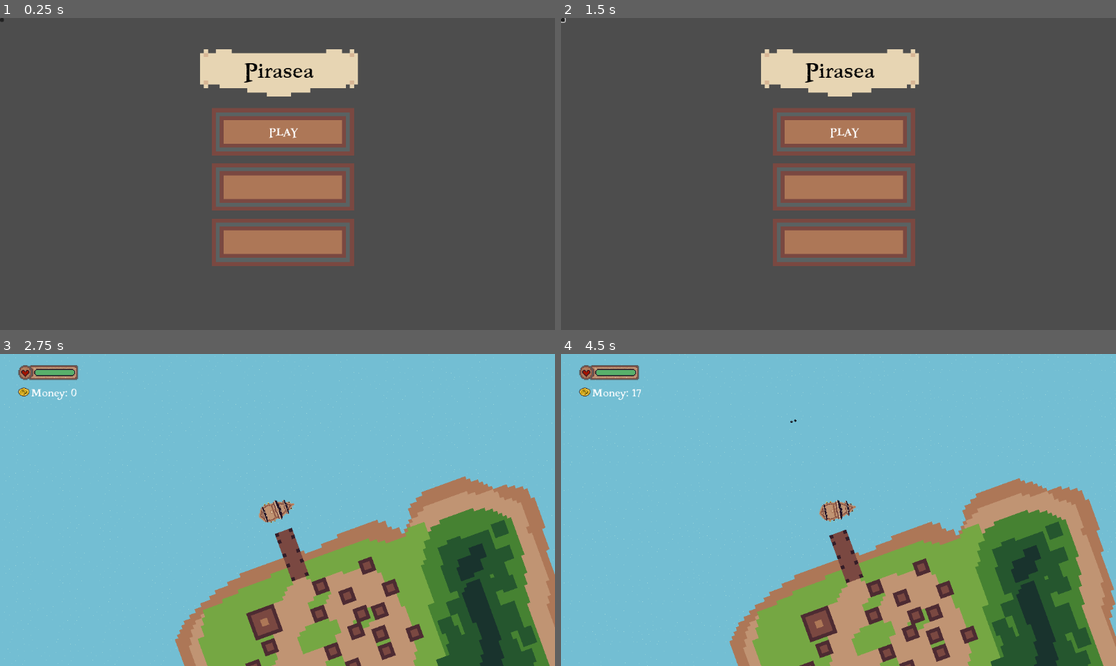
Above: before the commit, frames 1-4 (two rows, left to right).
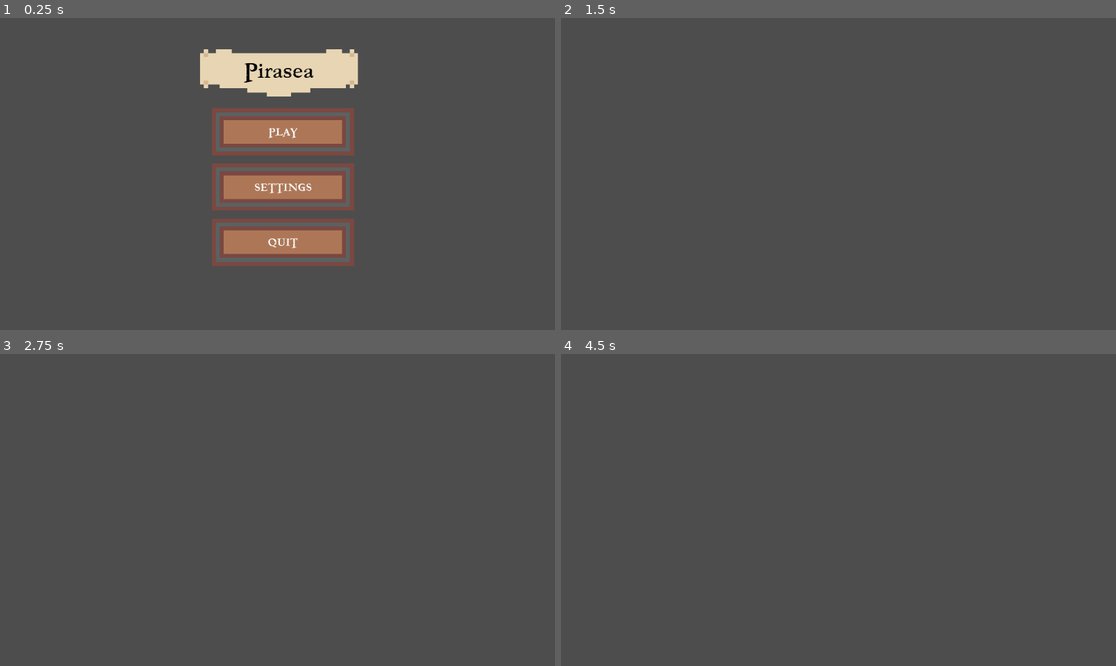
Above: after the commit, the same moments.

Repository: NotAhDog/Pirasea
Game: Godot game, scene res://Scenes/Menu.tscn
The game is run twice, just before and just after one commit, with the same random seed, the same clock (stepped at 60 frames per second) and the same inputs. This scene is started directly instead of the project's main scene.
Inputs (mouse positions are in pixels of both pictures, inside the frame that each line leads up to):
- Up to frame 1 (0.25 s): no input
- Up to frame 2 (1.5 s): click (561, 21) at 0.52 s; click (844, 186) at 1.25 s, where only the run after the commit has a clickable "SETTINGS"
- Up to frame 3 (2.75 s): click (283, 466) at 2 s, where only the run before the commit has a clickable "PLAY"
- Up to frame 4 (4.5 s): tap Enter at 2.75 s; hold D (right) 2.78-3.53 s; hold W (foward) 2.78-3.53 s; tap E (shop) at 3.02, 3.77 s; hold S (backwards) 3.53-4.25 s; tap W (foward) at 3.6 s; click (738, 575) at 4.27 s

The runs differ from the first frame. In frame 1, 0.3% of the frame differs, in the area x 0-57%, y 0-74%; in frame 2, 13%; in frame 3, 100%; in frame 4, 100%, in the area x 0-100%, y 0-100%.

Commit message:
Menu almost finished

Diff:
--- a/Pirasea/Scenes/Menu.gd
+++ b/Pirasea/Scenes/Menu.gd
@@ -1,6 +1,10 @@
 extends Control
-
-
 
 func _on_button_pressed():
 	get_tree().change_scene_to_file("res://Scenes/main.tscn")
+
+func _on_settings_button_pressed():
+	get_tree().change_scene_to_file("res://Scenes/Setting.tscn")
+
+func _on_quit_button_pressed():
+	get_tree().quit()
--- a/Pirasea/Scenes/Menu.tscn
+++ b/Pirasea/Scenes/Menu.tscn
@@ -29,12 +29,14 @@
 grow_vertical = 2
 script = ExtResource("1_bsgd2")
 
-[node name="Menu" type="Sprite2D" parent="."]
+[node name="CanvasLayer" type="CanvasLayer" parent="."]
+
+[node name="Menu" type="Sprite2D" parent="CanvasLayer"]
 position = Vector2(579, 302)
 scale = Vector2(8.1875, 8.1875)
 texture = ExtResource("2_2kxi5")
 
-[node name="Pirasea" type="Label" parent="."]
+[node name="Pirasea" type="Label" parent="CanvasLayer"]
 offset_left = 506.0
 offset_top = 77.0
 offset_right = 650.0
@@ -46,8 +48,8 @@
 horizontal_alignment = 1
 vertical_alignment = 1
 
-[node name="PlayButton" type="Button" parent="."]
-layout_mode = 0
+[node name="PlayButton" type="Button" parent="CanvasLayer"]
+z_index = 1
 offset_left = 464.0
 offset_top = 211.0
 offset_right = 711.0
@@ -58,26 +60,61 @@
 theme_override_styles/disabled = SubResource("StyleBoxFlat_q768o")
 theme_override_styles/focus = SubResource("StyleBoxFlat_ck081")
 
-[node name="Label" type="Label" parent="PlayButton"]
-layout_mode = 0
-offset_left = 3.0
-offset_top = 4.0
-offset_right = 247.0
-offset_bottom = 48.0
+[node name="Play" type="Label" parent="CanvasLayer/PlayButton"]
+z_index = 1
+offset_left = 1.0
+offset_top = 1.0
+offset_right = 246.0
+offset_bottom = 50.0
 theme = ExtResource("3_ripkh")
 theme_override_fonts/font = ExtResource("4_dh0oj")
 text = "PLAY"
 horizontal_alignment = 1
 vertical_alignment = 1
 
-[node name="SettingButton" type="Button" parent="."]
-layout_mode = 0
-offset_right = 8.0
-offset_bottom = 8.0
+[node name="SettingsButton" type="Button" parent="CanvasLayer"]
+offset_left = 464.0
+offset_top = 326.0
+offset_right = 711.0
+offset_bottom = 376.0
+theme_override_styles/normal = SubResource("StyleBoxFlat_t1118")
+theme_override_styles/hover = SubResource("StyleBoxFlat_6tus1")
+theme_override_styles/pressed = SubResource("StyleBoxFlat_07r8m")
+theme_override_styles/disabled = SubResource("StyleBoxFlat_q768o")
+theme_override_styles/focus = SubResource("StyleBoxFlat_ck081")
 
-[node name="QuitButton" type="Button" parent="."]
-layout_mode = 0
-offset_right = 8.0
-offset_bottom = 8.0
+[node name="Settings" type="Label" parent="CanvasLayer/SettingsButton"]
+offset_left = 1.0
+offset_top = 1.0
+offset_right = 246.0
+offset_bottom = 50.0
+theme = ExtResource("3_ripkh")
+theme_override_fonts/font = ExtResource("4_dh0oj")
+text = "SETTINGS"
+horizontal_alignment = 1
+vertical_alignment = 1
 
-[connection signal="pressed" from="PlayButton" to="." method="_on_button_pressed"]
+[node name="QuitButton" type="Button" parent="CanvasLayer"]
+offset_left = 464.0
+offset_top = 441.0
+offset_right = 711.0
+offset_bottom = 491.0
+theme_override_styles/normal = SubResource("StyleBoxFlat_t1118")
+theme_override_styles/hover = SubResource("StyleBoxFlat_6tus1")
+theme_override_styles/pressed = SubResource("StyleBoxFlat_07r8m")
+theme_override_styles/disabled = SubResource("StyleBoxFlat_q768o")
+theme_override_styles/focus = SubResource("StyleBoxFlat_ck081")
+
+[node name="Quit" type="Label" parent="CanvasLayer/QuitButton"]
+offset_left = 1.0
+offset_right = 246.0
+offset_bottom = 49.0
+theme = ExtResource("3_ripkh")
+theme_override_fonts/font = ExtResource("4_dh0oj")
+text = "QUIT"
+horizontal_alignment = 1
+vertical_alignment = 1
+
+[connection signal="pressed" from="CanvasLayer/PlayButton" to="." method="_on_button_pressed"]
+[connection signal="pressed" from="CanvasLayer/SettingsButton" to="." method="_on_settings_button_pressed"]
+[connection signal="pressed" from="CanvasLayer/QuitButton" to="." method="_on_quit_button_pressed"]
--- /dev/null
+++ b/Pirasea/Scenes/Setting.tscn
@@ -0,0 +1,9 @@
+[gd_scene format=3 uid="uid://cvkxdymojgrow"]
+
+[node name="Control" type="Control"]
+layout_mode = 3
+anchors_preset = 15
+anchor_right = 1.0
+anchor_bottom = 1.0
+grow_horizontal = 2
+grow_vertical = 2
